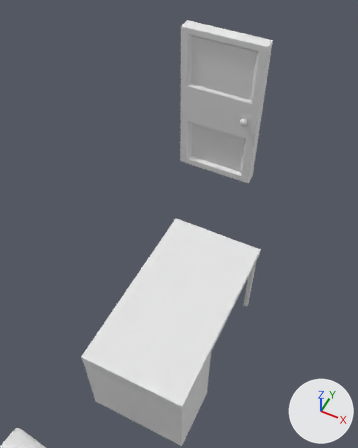
Renders of the Blender file Blender/CompleteScene.blend from each side of a commit.
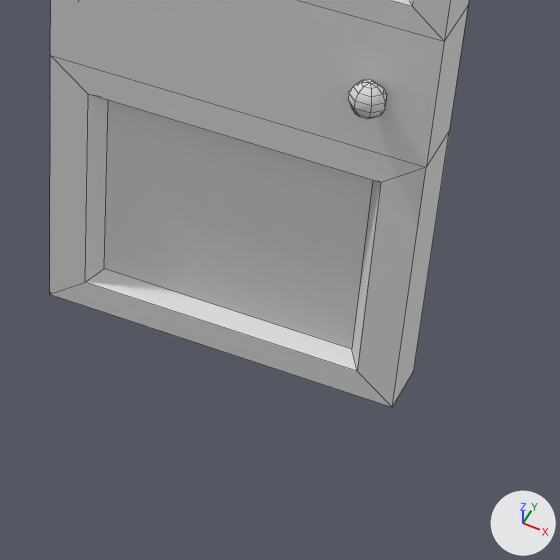
Each version is shown from a camera (50 mm lens) standing at (3.41, -2.19, 5.39) and looking at (1.09, 2.45, -0.42), then close up on the part from 48% to 79% of the width and 23% to 48% of the height. The lights are fixed; the arrows at lower right show +X, +Y and +Z. The close-ups show mesh edges as thin lines.

The older version as bpy lines, for what is in view:
```python
me_cube_003 = bpy.data.meshes.new('Cube.003')
me_cube_003.from_pydata(...)  # 32 vertices, 26 faces; spans x -0.6..0.6, y -0.09..0.09, z -1.15..1.15
me_cube_003.materials.append(mat_entrancedoor)  # white #e7e7e7
me_sphere = bpy.data.meshes.new('Sphere')
me_sphere.from_pydata(...)  # a UV sphere (7 segments, 7 rings, poles along z) spanning x -0.0546..0.0546, y -0.04..0.0444, z -0.0574..0.0574
me_sphere.polygons.foreach_set('use_smooth', [True] * 49)
me_sphere.materials.append(mat_doorknob)  # white #e7e7e7
ob_doorknob = bpy.data.objects.new('DoorKnob', me_sphere)
ob_doorknob.location = (1.66, 3.343, 1.121)
ob_entrancedoor = bpy.data.objects.new('EntranceDoor', me_cube_003)
ob_entrancedoor.location = (1.245, 3.48, 1.131)
```
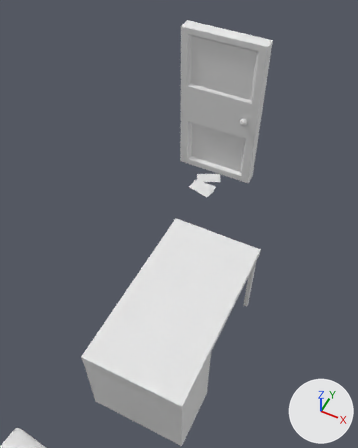
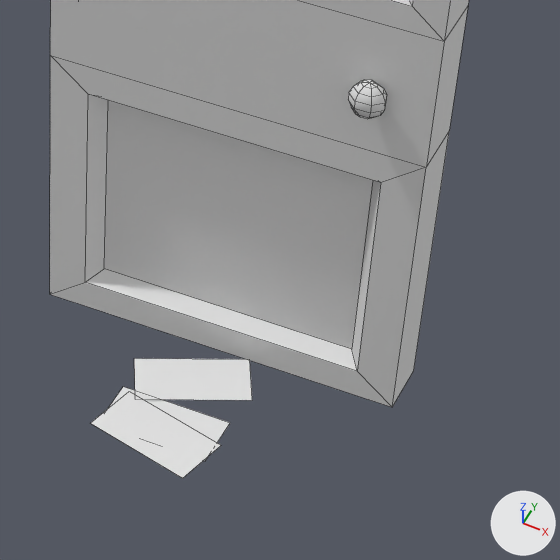
Commit message: working on mail

Boxes (x1, y1, x2, y2) around the edits, measured in the close-ups (560 x 560 px):
'Mail', added: after (91, 358, 252, 478)

What changed in the scene script:
```text
Add mat_mail:
    mat_mail = diffuse_material('Mail')
    mat_mail.base_color = (0.8, 0.8, 0.8)  # white #e7e7e7
Add me_plane_007:
    me_plane_007.from_pydata([(-0.81, 0.84, 0.0), (0.72, 3.35, 0.0), (-1.48, 2.36, 0.0), (0.05, 4.87, 0.0), (-1.0, -1.0, 0.0), (1.0, -1.0, 0.0), (-1.0, 1.0, 0.0), (1.0, 1.0, 0.0), (-0.92, -0.83, -0.02), (1.01, 0.13, -0.02), (-1.18, 1.1, -0.02), (0.76, 2.07, -0.02)], [], [(0, 1, 3, 2), (4, 5, 7, 6), (8, 9, 11, 10)])
    me_plane_007.materials.append(mat_mail)  # white #e7e7e7
Add ob_mail:
    ob_mail = bpy.data.objects.new('Mail', me_plane_007)
    ob_mail.location = (1.245, 2.917, 0.012)
    ob_mail.rotation_euler = (0.0, 0.0, -0.252)  # degrees (0, 0, -14)
    ob_mail.scale = (0.182, 0.0942, 0.345)
```
